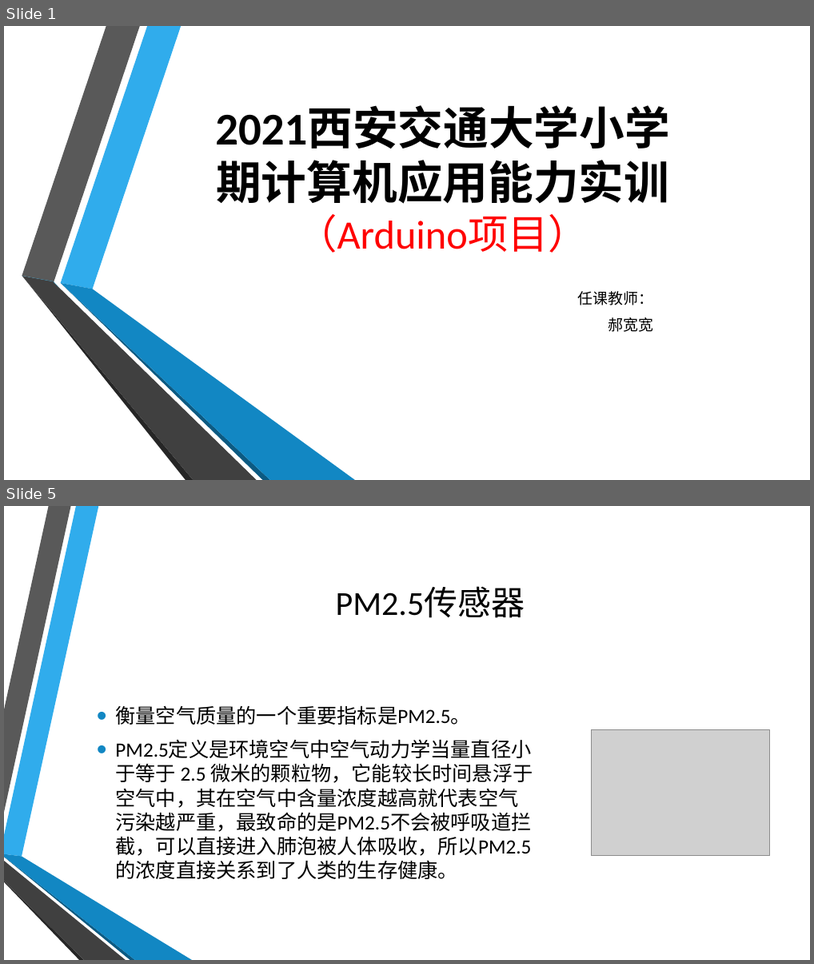
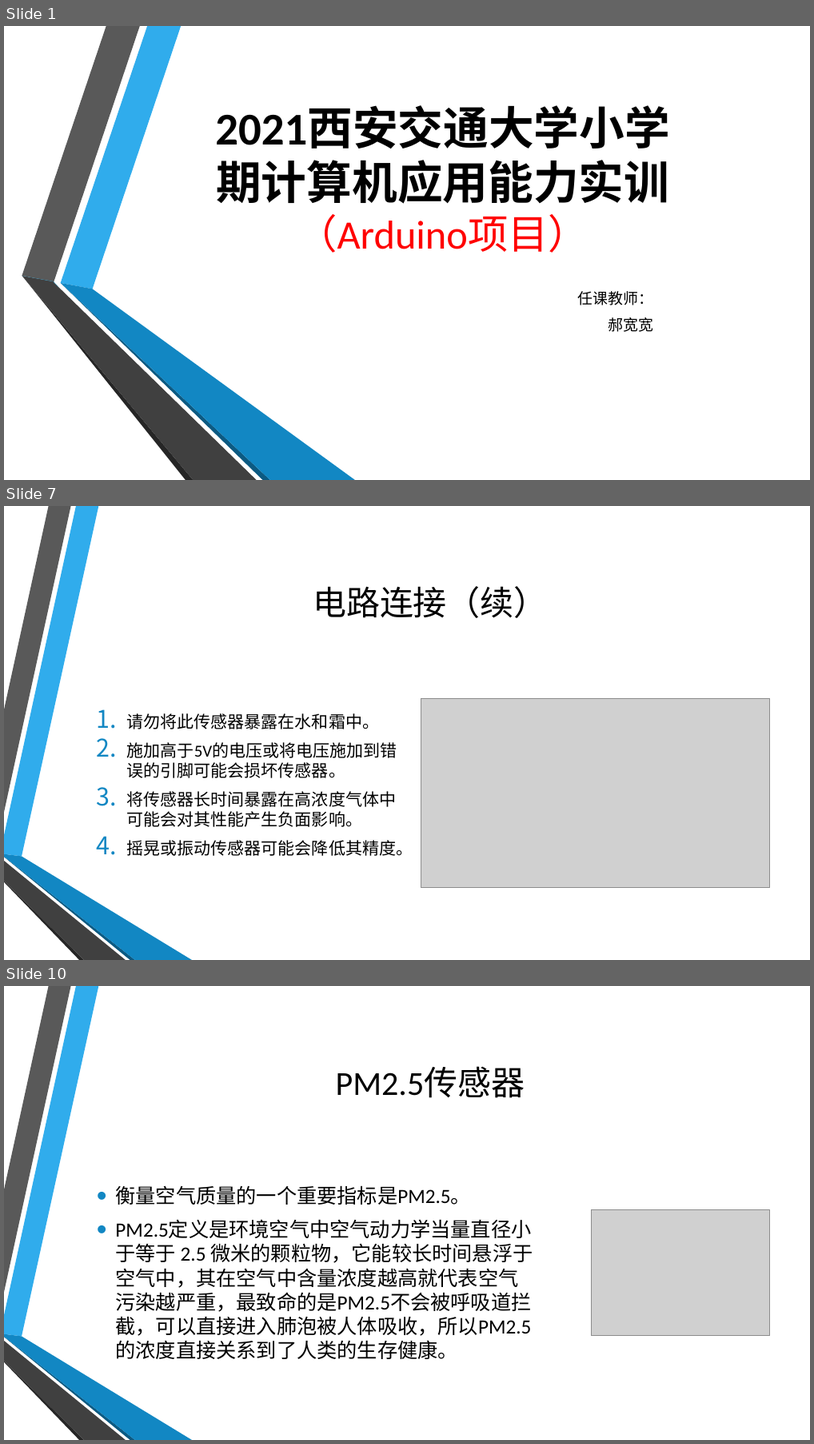
Before and after one commit to coco-hkk/arduino-courses, a slide deck: 7/7.pptx. Shown one above the other, each under a label of ours: slides 1 and 5 before the commit, slides 1, 7 and 10 after it; the slides between them are not shown. The pictures are 814x964 and 814x1444 pixels, drawn with LibreOffice and Linux fonts; fonts in the diff are those of the drawing; grey boxes stand for pictures; background and template pictures are left out. Boxes give left, top, right and bottom in pixels: in the first picture for what was removed or moved away, otherwise in the second. Text is boxed around its words. In the diff, an @@ line names an element or a change of style, - is before the commit and + after.

```diff
--- a/7/7.pptx
+++ b/7/7.pptx
@@ slide 7 added at (4, 506, 810, 960), background picture (left out); not listed: 6 template elements that a slide beside it also shows @@
@@ title added at (313, 586, 548, 618), 40 pt, text #000000 @@
+电路连接（续）
@@ text added at (127, 713, 414, 856), 20 pt, text #000000 @@
+1. 请勿将此传感器暴露在水和霜中。
+2. 施加高于5V的电压或将电压施加到错误的引脚可能会损坏传感器。
+3. 将传感器长时间暴露在高浓度气体中可能会对其性能产生负面影响。
+4. 摇晃或振动传感器可能会降低其精度。
@@ picture added at (422, 698, 770, 887) @@
@@ what was slide 5 is now slide 10 @@
```
Also in this commit, not shown: 3 slides changed, 4 other slides added, 5 other files.
